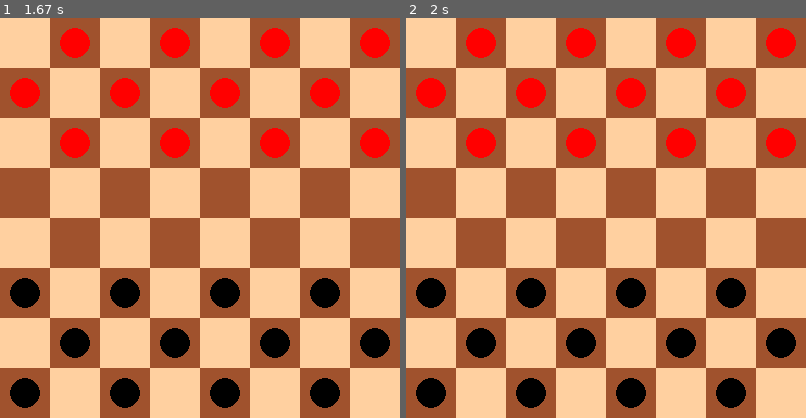
Above: before the commit, frames 1-2 (left to right).
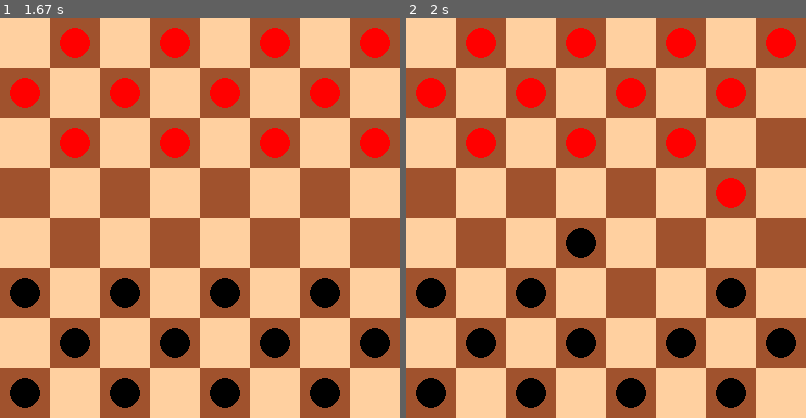
Above: after the commit, the same moments.

Repository: mariuspetrutillinger/Checkers
Game: pygame game, started from src/main.py
The game is run twice, just before and just after one commit, with the same random seed, the same clock (stepped at 60 frames per second) and the same inputs.
Inputs (mouse positions are in pixels of both pictures, inside the frame that each line leads up to):
- Up to frame 1 (1.67 s): click (200, 218) at 0.38 s; click (240, 306) at 0.72 s; click (256, 78) at 1.05 s
- Up to frame 2 (2 s): click (606, 266) at 1.88 s

Frame 1 is identical in both runs. In frame 2, 1.7% of the frame differs, in the area x 40-98%, y 27-73%.

Commit message:
somewhat functional ai

Diff:
--- /dev/null
+++ b/src/ai.py
@@ -0,0 +1,76 @@
+from constants import *
+from board import GameBoard
+from copy import deepcopy
+
+class AI:
+    # Function to initialize the AI
+    # The AI will mainly play with red pieces (player 2)
+    def __init__(self, player, game_board, depth):
+        self.player = player
+        self.game_board = deepcopy(game_board)
+        self.depth = depth
+
+    # Function to evaluate the board state
+    def evaluate(self):
+        if self.player == 1:
+            return self.game_board.red_pieces - self.game_board.black_pieces + 0.5 * (self.game_board.red_kings - self.game_board.black_kings)
+        else:
+            return self.game_board.black_pieces - self.game_board.red_pieces + 0.5 * (self.game_board.black_kings - self.game_board.red_kings)
+
+    # Function to get all possible moves for the AI
+    def get_all_moves(self):
+        all_moves = self.game_board.get_all_moves(self.player)
+        return all_moves
+
+    # Function for minimax algorithm
+    def minimax(self, board, depth, player):
+        if depth == 0 or board.winner() != None:
+            return self.evaluate(), None
+
+        if player == 2:
+            min_eval = float("inf")
+            best_move = None
+            for move in self.get_all_moves():
+                evaluation = self.minimax(board, depth - 1, 1)[0]
+                min_eval = min(min_eval, evaluation)
+                if min_eval == evaluation:
+                    best_move = move
+
+            print ("min eval si best move")
+            print (min_eval, best_move)
+            return min_eval, best_move
+
+        else:
+            max_eval = float("-inf")
+            best_move = None
+            for move in self.get_all_moves():
+                evaluation = self.minimax(board, depth - 1, 2)[0]
+                max_eval = max(max_eval, evaluation)
+                if max_eval == evaluation:
+                    best_move = move
+
+            print ("max eval si best move")
+            print (max_eval, best_move)
+            return max_eval, best_move
+
+    # Function to make a move
+    def make_move(self):
+        move = self.minimax(self.game_board, self.depth, self.player)[1]
+        if move == None:
+            return
+        start_row, start_col, end_pos = move
+        if abs(start_row - end_pos[0]) == 1:
+            self.game_board.move_piece(self.game_board.board[start_row][start_col], end_pos)
+        elif abs(start_row - end_pos[0]) == 2:
+            self.game_board.capture_piece(self.game_board.board[start_row][start_col], end_pos)
+            middle_row, middle_col = self.game_board.get_middle_position((start_row, start_col), end_pos)
+            print (self.game_board.board[middle_row][middle_col])
+
+    def update(self, game_board):
+        self.game_board = deepcopy(game_board)
+
+    def __repr__(self):
+        return f"AI({self.player}, {self.depth})"
+
+    def __str__(self):
+        return f"AI board state: {self.game_board}"
--- a/src/board.py
+++ b/src/board.py
@@ -1,19 +1,22 @@
+import pygame
+from copy import deepcopy
 from constants import *
-import pygame
 from piece import Piece
 
+# Class to represent the game board
+# The board is represented as a 2D list where each element is a Piece object
+# This class also serves as a state of the game
 class GameBoard:
-    pygame.init()
-
-    pygame.display.set_caption('Checkers Game')
-
+    # Function to initialize the game board
     def __init__(self):
-        self.screen = pygame.display.set_mode((WINDOW_SIZE, WINDOW_SIZE))
         self.board = [[None] * BOARD_SIZE for _ in range(BOARD_SIZE)]
         self.selected_piece = None
+        self.mandatory_capture_pieces = []
         self.current_player = 1
         self.black_pieces = 12
         self.red_pieces = 12
+        self.black_kings = 0
+        self.red_kings = 0
 
         for row in range(BOARD_SIZE):
             for col in range(BOARD_SIZE):
@@ -22,73 +25,180 @@
                 elif row > 4 and (row + col) % 2 == 1:
                     self.board[row][col] = Piece(row, col, 1)  # Player 1's pieces
 
-    # Functions for drawing the board and pieces acording to the initial state of the game
-    def draw_board(self):
-        for row in range(BOARD_SIZE):
-            for col in range(BOARD_SIZE):
-                if (row + col) % 2 == 0:
-                    color = BOARD_COLOR_1
-                else:
-                    color = BOARD_COLOR_2
-                pygame.draw.rect(self.screen, color, (col * SQUARE_SIZE, row * SQUARE_SIZE, SQUARE_SIZE, SQUARE_SIZE))
-
-    def draw_pieces(self):
-        for row in range(BOARD_SIZE):
-            for col in range(BOARD_SIZE):
-                if self.board[row][col] != None:
-                    self.board[row][col].draw(self.screen)
-
     # Function to handle mouse clicks
     def handle_mouse_click(self, x, y):
         row, col = y // SQUARE_SIZE, x // SQUARE_SIZE
-        print ("Move to row: ", row, " col: ", col)
+        print (self)
         if self.selected_piece:
-            if self.selected_piece.is_valid_move((row, col)):
-                self.move_piece(self.selected_piece, (row, col))
+            if self.mandatory_capture_pieces and (row, col) in self.mandatory_capture_pieces:
+                self.capture_piece(self.selected_piece, (row, col))
+                self.mandatory_capture_pieces = []
+                self.selected_piece = None
+            elif self.mandatory_capture_pieces and (row, col) not in self.mandatory_capture_pieces:
+                print ("You need to capture a piece")
                 self.selected_piece = None
             else:
-                print("Invalid move")
-                self.selected_piece = None
+                try:
+                    self.move_piece(self.selected_piece, (row, col))
+                    self.selected_piece = None
+                    print (self.get_all_moves(2))
+                except:
+                    print ("Invalid move")
 
         if self.board[row][col] != None and self.board[row][col].player == self.current_player:
+            print ("Selected piece at row: ", row, " col: ", col)
             self.selected_piece = self.board[row][col]
-
-    # Function to move a piece
-    def move_piece(self, piece, end):
+            self.mandatory_capture_pieces = self.mandatory_capture(self.selected_piece)
+
+    # Function to move a piece if possible
+    def move_piece(self, piece, end, capture=False):
         start_row, start_col = piece.row, piece.col
         end_row, end_col = end
 
         print ("Moving piece from row: ", start_row, " col: ", start_col, " to row: ", end_row, " col: ", end_col)
-
-        capture = piece.is_valid_move(end, True)
-
-        if self.board[start_row][start_col].player == self.current_player and self.board[end_row][end_col] == None and (piece.is_valid_move(end) or capture):
-            if capture:
-                captured_row, captured_col = self.capture_piece((start_row, start_col), (end_row, end_col))
-                if self.board[captured_row][captured_col].player == 1:
-                    self.black_pieces -= 1
-                else:
-                    self.red_pieces -= 1
-                self.board[captured_row][captured_col] = None
-
-            self.board[end_row][end_col] = self.board[start_row][start_col]
-            self.board[start_row][start_col] = None
-            self.board[end_row][end_col].row = end_row
-            self.board[end_row][end_col].col = end_col
-
-            if end_row == 0 or end_row == 7:
-                self.board[end_row][end_col].make_king()
-
-            self.current_player = 1 if self.current_player == 2 else 2
-
-
-    def capture_piece(self, start, end):
+        print ("Capture: ", capture)
+        move_possible = piece.is_valid_move(end, capture)
+        print ("Move possible: ", move_possible)
+
+        if move_possible:
+            if self.board[end_row][end_col] == None:
+                self.board[end_row][end_col] = piece
+                self.board[start_row][start_col] = None
+                self.board[end_row][end_col].row = end_row
+                self.board[end_row][end_col].col = end_col
+
+                if end_row == 0 or end_row == 7:
+                    self.board[end_row][end_col].make_king()
+                    if self.board[end_row][end_col].player == 1:
+                        self.black_kings += 1
+                    else:
+                        self.red_kings += 1
+
+                self.current_player = 1 if self.current_player == 2 else 2
+        else:
+            throw("Invalid move")
+
+    # Function used to "capture" a piece
+    def capture_piece(self, piece, end):
+        capture_row, capture_col = self.get_middle_position((piece.row, piece.col), end)
+        try:
+            self.move_piece(piece, end, True)
+            self.board[capture_row][capture_col] = None
+        except:
+            print ("Invalid capture move")
+        if self.current_player == 1:
+            self.black_pieces -= 1
+        else:
+            self.red_pieces -= 1
+
+    # Function to check if a move is valid for capture
+    def is_capture_move(self, piece, end):
+        end_row, end_col = end
+        middle_row, middle_col = self.get_middle_position((piece.row, piece.col), end)
+        if self.board[end_row][end_col] == None and self.board[middle_row][middle_col] != None and self.board[middle_row][middle_col].player != piece.player:
+            return True
+
+        return False
+
+    # Function to get all capture moves for a piece
+    def mandatory_capture(self, piece):
+        capture_list = []
+        row, col = piece.row, piece.col
+        possible_moves = [(row + 2, col + 2), (row + 2, col - 2), (row - 2, col + 2), (row - 2, col - 2)]
+        possible_moves = [(r, c) for r, c in possible_moves if r >= 0 and r < BOARD_SIZE and c >= 0 and c < BOARD_SIZE]
+        if piece.king:
+            for move in possible_moves:
+                if self.is_capture_move(piece, move):
+                    capture_list.append(move)
+        elif piece.player == 1:
+            for move in possible_moves[2:]:
+                if self.is_capture_move(piece, move):
+                    capture_list.append(move)
+        else:
+            for move in possible_moves[:2]:
+                if self.is_capture_move(piece, move):
+                    capture_list.append(move)
+
+        if (self.current_player == 1):
+            print ("Mandatory capture pieces: ", capture_list)
+        return capture_list
+
+    # Function to get the middle position between two Pieces
+    def get_middle_position(self, start, end):
         start_row, start_col = start
         end_row, end_col = end
         return (start_row + end_row) // 2, (start_col + end_col) // 2
 
+    # Function to get all possible moves for a player
+    def get_all_moves(self, player):
+        all_moves = []
+        for row in range(BOARD_SIZE):
+            for col in range(BOARD_SIZE):
+                if self.board[row][col] != None and self.board[row][col].player == player:
+                    all_moves.extend([(row, col, move) for move in self.get_valid_moves(self.board[row][col])])
+                    all_moves.extend([(row, col, move) for move in self.mandatory_capture(self.board[row][col])])
+
+        return all_moves
+
+    # Function to get all normal moves for a piece
+    def get_valid_moves(self, piece):
+        valid_moves = []
+        row, col = piece.row, piece.col
+        possible_moves = [(row + 1, col + 1), (row + 1, col - 1), (row - 1, col + 1), (row - 1, col - 1)]
+        possible_moves = [(r, c) for r, c in possible_moves if r >= 0 and r < BOARD_SIZE and c >= 0 and c < BOARD_SIZE]
+        if piece.king:
+            for move in possible_moves:
+                if self.board[move[0]][move[1]] == None and piece.is_valid_move(move):
+                    valid_moves.append(move)
+        elif piece.player == 1:
+            for move in possible_moves[2:]:
+                if self.board[move[0]][move[1]] == None and piece.is_valid_move(move):
+                    valid_moves.append(move)
+        else:
+            for move in possible_moves[:2]:
+                if self.board[move[0]][move[1]] == None and piece.is_valid_move(move):
+                    valid_moves.append(move)
+
+        return valid_moves
+
+    # Function to get all pieces for a player
+    def get_all_pieces(self, player):
+        pieces = []
+        for row in range(BOARD_SIZE):
+            for col in range(BOARD_SIZE):
+                if self.board[row][col] != None and self.board[row][col].player == player:
+                    pieces.append((row, col))
+
+        return pieces
+
+    # Function to return the winner of the game
+    def winner(self):
+        if self.black_pieces == 0 and self.red_pieces != 0:
+            return "Red"
+        elif self.red_pieces == 0 and self.black_pieces != 0:
+            return "Black"
+        else:
+            return None
+
+
+    def update(self, game_board):
+        self.board = deepcopy(game_board.board)
+        self.current_player = game_board.current_player
+        self.black_pieces = game_board.black_pieces
+        self.red_pieces = game_board.red_pieces
+        self.black_kings = game_board.black_kings
+        self.red_kings = game_board.red_kings
+
     def __repr__(self):
         return f"GameBoard({self.board})"
 
     def __str__(self):
-        return f"GameBoard with board: {self.board}"
+        board_representation = ""
+        for row in range(BOARD_SIZE):
+            for col in range(BOARD_SIZE):
+                if self.board[row][col] is None:
+                    board_representation += "- "
+                else:
+                    board_representation += str(self.board[row][col].player) + " "
+            board_representation += "\n"
+        return board_representation
--- a/src/piece.py
+++ b/src/piece.py
@@ -1,7 +1,9 @@
 from constants import *
 import pygame
 
+# Class to represent a piece on the board
 class Piece:
+    # Function to initialize the piece
     def __init__(self, row, col, player):
         self.row = row
         self.col = col
@@ -13,9 +15,11 @@
         else:
             self.direction = 1
 
+    # Function to make the piece a king
     def make_king(self):
         self.king = True
 
+    # Function to draw the piece on the screen
     def draw(self, screen):
         color = MAX_COLOR if self.player == 1 else MIN_COLOR
         pygame.draw.circle(screen, color, (self.col * SQUARE_SIZE + SQUARE_SIZE // 2, self.row * SQUARE_SIZE + SQUARE_SIZE // 2), PIECE_RADIUS)
@@ -23,24 +27,27 @@
             color = MAX_KING_COLOR if self.player == 1 else MIN_KING_COLOR
             pygame.draw.circle(screen, color, (self.col * SQUARE_SIZE + SQUARE_SIZE // 2, self.row * SQUARE_SIZE + SQUARE_SIZE // 2), PIECE_RADIUS // 2, 5)
 
+    # Function to check if a move is valid for the piece
     def is_valid_move(self, end, capture=False):
-        start_row, start_col = self.row, self.col
         end_row, end_col = end
-        if self.king:
-            if capture:
-                return abs(end_row - start_row) == abs(end_col - start_col) == 2
-            else:
-                return abs(end_row - start_row) == abs(end_col - start_col) == 1
-        if self.player == 1:
-            if capture:
-                return end_row - start_row == -2 and abs(end_col - start_col) == 2;
-            else:
-                return end_row - start_row == -1 and abs(end_col - start_col) == 1;
+        row_diff = end_row - self.row
+        col_diff = end_col - self.col
+
+        if not capture:
+            if abs(row_diff) != 1 or abs(col_diff) != 1:
+                return False
+
+            if not self.king and row_diff != self.direction:
+                return False
+
         else:
-            if capture:
-                return end_row - start_row == 2 and abs(end_col - start_col) == 2;
-            else:
-                return end_row - start_row == 1 and abs(end_col - start_col) == 1;
+            if abs(row_diff) != 2 or abs(col_diff) != 2:
+                return False
+
+            if not self.king and row_diff != 2 * self.direction:
+                return False
+
+        return True
 
     def __repr__(self):
         return f"Piece({self.row}, {self.col}, {self.player})"
--- a/src/pygame_setup.py
+++ b/src/pygame_setup.py
@@ -1,19 +1,58 @@
 import pygame
+import time
 from board import GameBoard
+from ai import AI
+from constants import *
 
+pygame.init()
+pygame.display.set_caption('Checkers Game')
+screen = pygame.display.set_mode((WINDOW_SIZE, WINDOW_SIZE))
+
+# Function to draw the board
+def draw_board():
+    for row in range(BOARD_SIZE):
+        for col in range(BOARD_SIZE):
+            color = BOARD_COLOR_1 if (row + col) % 2 == 0 else BOARD_COLOR_2
+            pygame.draw.rect(screen, color, (col * SQUARE_SIZE, row * SQUARE_SIZE, SQUARE_SIZE, SQUARE_SIZE))
+
+# Function to draw the pieces
+def draw_pieces(game_board):
+    for row in range(BOARD_SIZE):
+        for col in range(BOARD_SIZE):
+            if game_board.board[row][col] != None:
+                game_board.board[row][col].draw(screen)
+
+# Function to start the game, run the game and check for events
 def game_loop():
-    game_board = GameBoard()
+    main_board = GameBoard()
+    ai = AI(2, main_board, 3)
     print ("Player's turn")
-    while True:
+    start_time = time.time()
+    while main_board.winner() == None:
         for event in pygame.event.get():
             if event.type == pygame.QUIT:
                 pygame.quit()
-            if event.type == pygame.MOUSEBUTTONDOWN:
-                x, y = pygame.mouse.get_pos()
-                game_board.handle_mouse_click(x, y)
+                print (f"Time taken: {time.time() - start_time}")
+                return
+            if main_board.current_player == 1:
+                if event.type == pygame.MOUSEBUTTONDOWN:
+                    x, y = pygame.mouse.get_pos()
+                    main_board.handle_mouse_click(x, y)
+                    ai.update(main_board)
+            else:
+                print ("AI's turn")
+                ai.make_move()
+                main_board.update(ai.game_board)
+                print ("Player's turn")
 
-        game_board.draw_board()
-        game_board.draw_pieces()
-        # Add more game logic here (handling moves, checking for game over, etc.)
+        draw_board()
+        draw_pieces(main_board)
+        pygame.display.update()
 
-        pygame.display.update()
+
+    if main_board.winner() == 1:
+        print ("Player wins")
+    elif main_board.winner() == 2:
+        print ("AI wins")
+
+    print (f"Time taken: {time.time() - start_time}")
